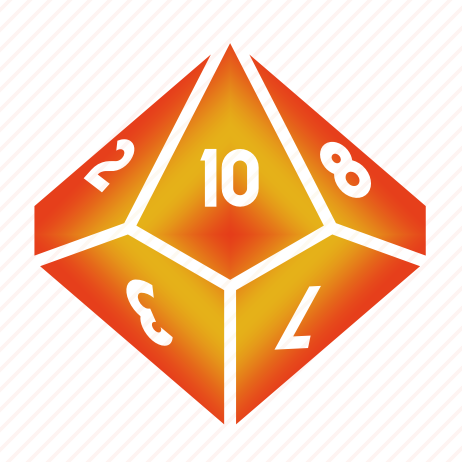
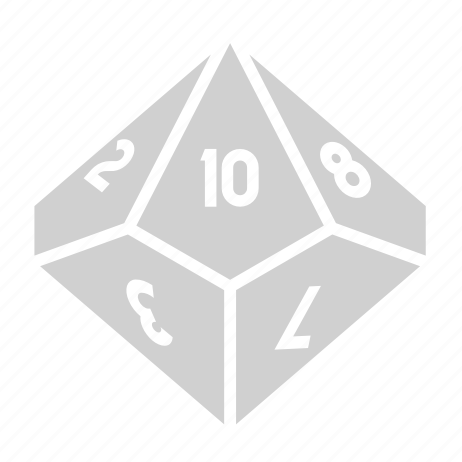
The second 462 × 462 image is a revision of the first. Changes to its layers:
renamed "Layer 1" to "d10", painted on it over [0, 0, 462, 462]
